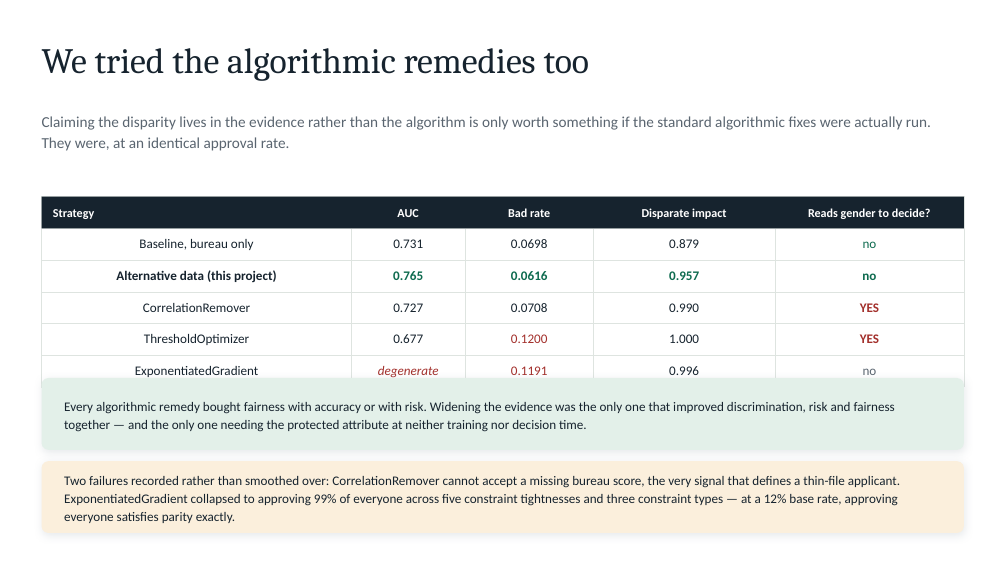
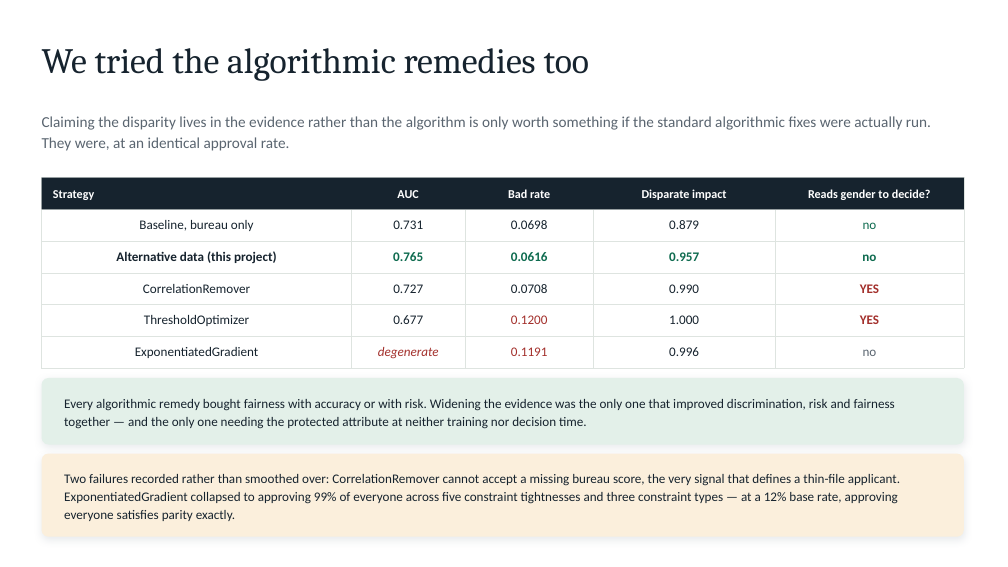
Before and after one commit to Nishantttt-ui/pratyaya, a slide deck: slide 15 of docs/Pratyaya-Synchrony-Hackathon.pptx. Drawn at 1008x567 pixels with LibreOffice and Linux fonts; fonts in the diff are those of the drawing. Boxes give left, top, right and bottom in pixels: in the first picture for what was removed or moved away, otherwise in the second. Text is boxed around its words. In the diff, an @@ line names an element or a change of style, - is before the commit and + after.

```diff
--- a/docs/Pratyaya-Synchrony-Hackathon.pptx
+++ b/docs/Pratyaya-Synchrony-Hackathon.pptx
@@ 5 texts, 1 table, 1 rectangle: place and size @@
-5 texts, 1 table, 1 rectangle at (42, 197, 964, 381)
+5 texts, 1 table, 1 rectangle at (42, 178, 964, 363)
@@ rounded rectangle at (42, 378, 964, 445): proportions changed @@
@@ rounded rectangle: place and size @@
-rounded rectangle at (42, 378, 964, 450)
+rounded rectangle at (42, 378, 964, 445)
@@ rounded rectangle: place and size @@
-rounded rectangle at (42, 461, 964, 533)
+rounded rectangle at (42, 454, 964, 537)
@@ rounded rectangle at (42, 454, 964, 537): proportions changed @@
```
Also in this commit, not shown: 8 other slides changed, 9 other files.
